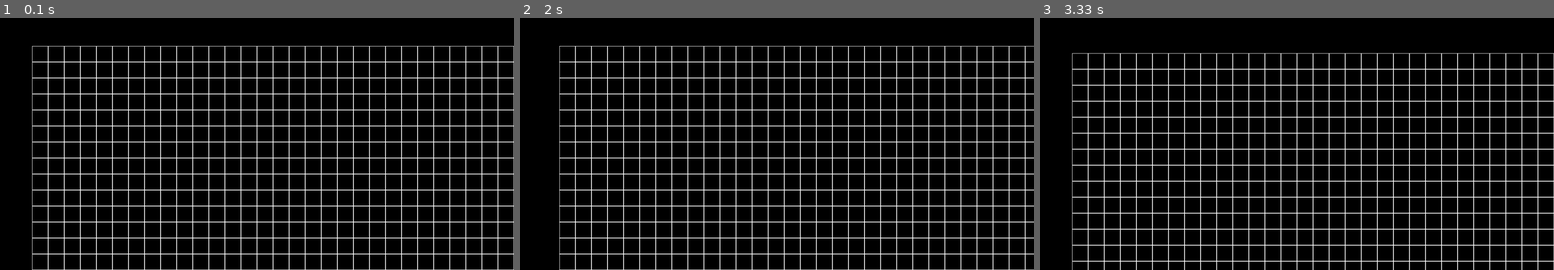
Above: before the commit, frames 1-3 (left to right).
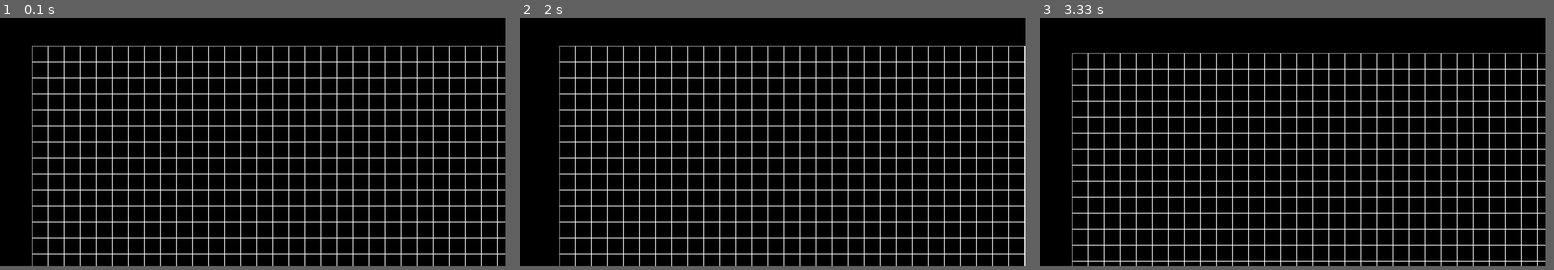
Above: after the commit, the same moments.

Repository: lusipusik/PyGameLife
Game: pygame game, started from game/main.py
Two runs of this game, one before a commit and one after it. Both use one fixed random seed, a clock stepped at 60 frames per second and the inputs below.
Inputs:
- Up to frame 1 (0.1 s): no input
- Up to frame 2 (2 s): tap one key every 0.33 s from 0.83 s: Space A D A
- Up to frame 3 (3.33 s): tap D at 2.17 s; tap W at 3 s
In our replay, the window is 900x442 before the commit and 885x435 after it. These sizes can differ from the game's own. Grey fills any space a smaller window leaves; there, only what the larger window draws over its background counts as a difference.

The runs differ from the first frame. In frame 1, 7.0% of the frame differs, in the area x 6-100%, y 11-100%; in frame 2, 7.2%, in the area x 7-100%, y 11-100%; in frame 3, 6.6%.

Commit message:
Get rid of tkinter, rename files

Diff:
--- a/game/Board1.py
+++ b/game/Board.py
@@ -1,14 +1,9 @@
 import pygame
-import tkinter as tk
 
 
 class Board:
 
     def __init__(self, width, height, left=10, top=10, cell_size=30):
-        root = tk.Tk()
-        monitors_width = root.winfo_screenwidth()
-        monitors_height = root.winfo_screenheight()
-        root.destroy()
         self.width = width
         self.height = height
         self.board = [[0] * width for _ in range(height)]
--- a/game/Life1.py
+++ b/game/Life.py
@@ -1,6 +1,6 @@
 import pygame
 import copy
-from Board1 import Board
+from Board import Board
 
 
 class Life(Board):
--- a/game/main.py
+++ b/game/main.py
@@ -1,16 +1,13 @@
 import pygame
-import tkinter as tk
-from Life1 import Life
-from Board1 import Board
+from Life import Life
+from Board import Board
 
 
 def main():
     pygame.init()
-    root = tk.Tk()
-    monitors_width = root.winfo_screenwidth()
-    monitors_height = root.winfo_screenheight()
-    root.destroy()
-    screen = pygame.display.set_mode((monitors_width, monitors_height - 90))
+    monitors_width = pygame.display.Info().current_w
+    monitors_height = pygame.display.Info().current_h
+    screen = pygame.display.set_mode((monitors_width - 20, monitors_height - 100))
     clock = pygame.time.Clock()
     pygame.display.set_caption('Игра «Жизнь»')
     brd = Board(60, 30, 80, 70, 40)
Not shown, added: game/.gitignore
